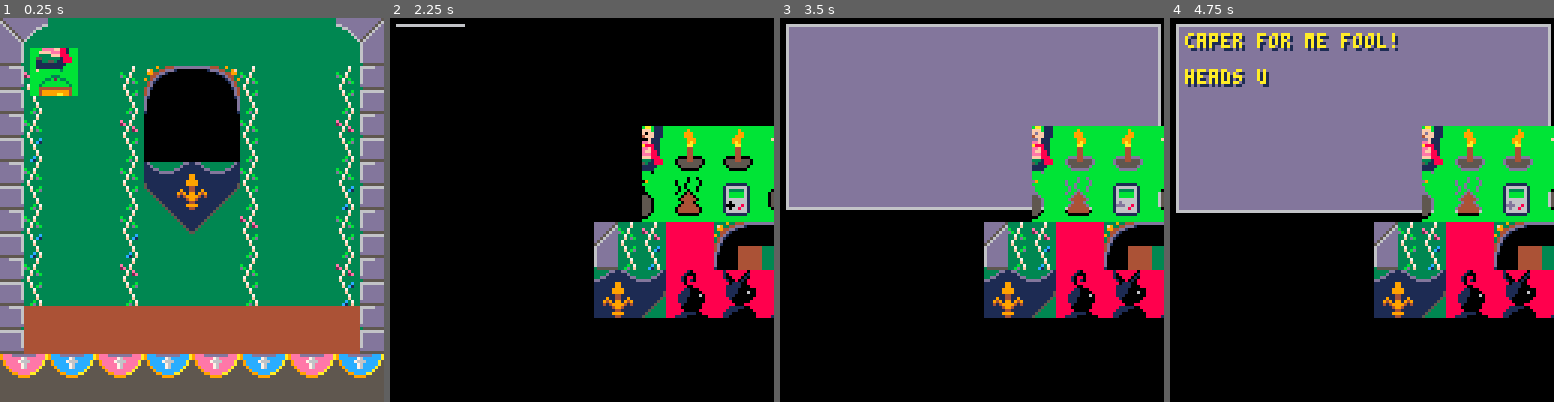
Above: before the commit, frames 1-4 (left to right).
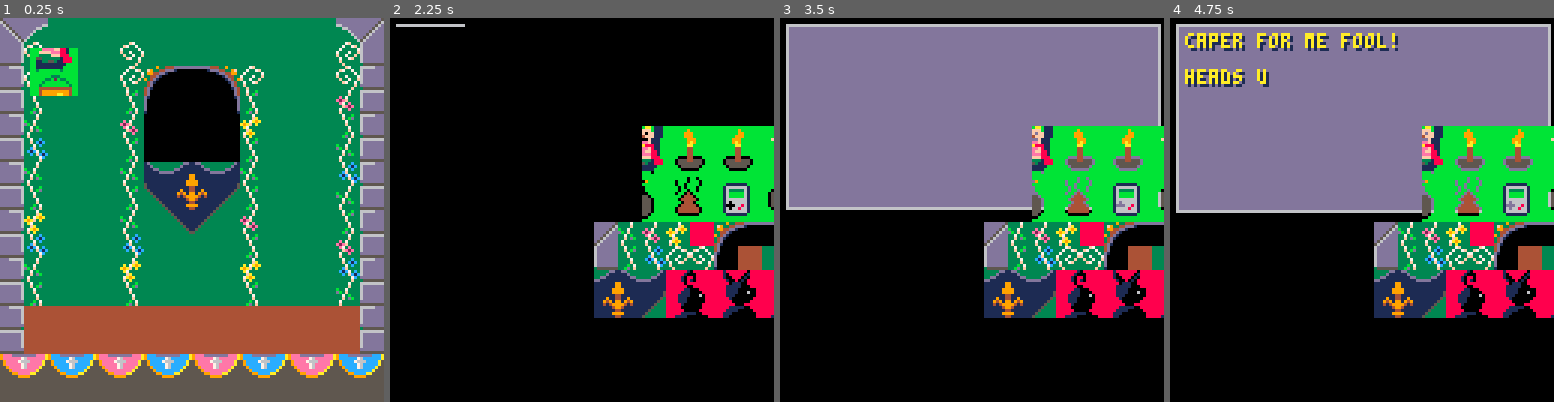
Above: after the commit, the same moments.

Repository: Acedio/jest
Game: PICO-8 cartridge jest.p8
Same seed, same stepped clock (60 frames per second), same inputs: the game is played once before the commit and once after it.
Inputs:
- Up to frame 1 (0.25 s): no input
- Up to frame 2 (2.25 s): tap O (Z key) at 0.33, 0.7, 1.43, 2.22 s; tap X (X key) at 1.07, 2.07 s; hold Left from 1.97 s (still down)
- Up to frame 3 (3.5 s): release Left at 2.37 s; tap X (X key) every 0.33 s from 2.4 to 3.4 s; hold Right from 2.87 s (still down); tap O (Z key) at 3.1 s
- Up to frame 4 (4.75 s): release Right at 3.53 s; tap X (X key) every 0.33 s from 3.73 to 4.73 s; tap O (Z key) at 3.98 s; hold Right 4.13-4.53 s

The runs differ from the first frame. In frame 1, 2.9% of the frame differs, in the area x 6-94%, y 6-75%; in frame 2, 1.3%; in frame 3, 1.3%; in frame 4, 1.3%.

Commit message:
Adding new background and yellow flowers.

Diff:
--- a/jest.p8
+++ b/jest.p8
@@ -232,22 +232,22 @@
 bbb49999999994bbbbb6cccccccc6bbbbb00bbbbbbbb00bbbbbb0555550bbbbbbbbb0000000bbbbbbbbb1111111bbbbbbbbbb0755550bbbbbbbb66bb6bbbbbbb
 bbb44444444444bbbbbb6cccccc6bbbbbbbbbbbbbbbbbbbbbbbbb00000bbbbbbbbbbbbbbbbbbbbbbbbbbbbbbbbbbbbbbbbbbbb00000bbbbbbbbbbbbbbbbbbbbb
 bbbbbbbbbbbbbbbbbbbbb666666bbbbbbbbbbbbbbbbbbbbbbbbbbbbbbbbbbbbbbbbbbbbbbbbbbbbbbbbbbbbbbbbbbbbbbbbbbbbbbbbbbbbbbbbbbbbbbbbbbbbb
-ddd6666666666ddd5dddddddddddddddddddddddddddddd5333373333333733388888888888888883333933444dddddddddddd44433933339cccddddddddccca
-ddddddd66ddddddd65dddddddddddddddddddddddddddd563333f3333333f33388888888888888883f93344ddd100000000001ddd44339f39cccccc76cccccca
-ddddddd66dddddddd65ddddddddddd6666ddddddddddd56db3373333e3373333888888888888888839944dd100000000000000001dd4499359cccc7666cccca5
-ddddddd66ddddddddd65dddddddd66333366dddddddd56dddb3f33332e3f333388888888888888883344d1000000000000000000001d443359ccccc76ccccca5
-ddddddd66dddddddddd65dddddd6333333336dddddd56ddd3373b3333373e3338888888888888888934d100000000000000000000001d439559cccc76cccca55
-ddddddd66ddddddddddd65dddd633333333336dddd56dddd33f3db3333f32e33888888888888888834d10000000000000000000000001d435559cccccccca555
-ddddddddddddddddddddd65dd63333333333336dd56ddddd3733333337333333888888888888888834d00000000000000000000000000d43555599ccccaa5555
-5555555335555555dddddd65633333333333333656dddddd3f3333333f33333388888888888888884d1000000000000000000000000001d45555559999555555
-6666666666666666ddddddd600000000555555556ddddddd33733b3333733c3388888888888888884d0000004444444433333333000000d49eeeddddddddeeea
-ddddddd66dddddddddddddd600000000555555556ddddddd33f3bd3333f3c13388888888888888884d0000004444444433333333000000d49eeeeee76eeeeeea
-ddddddd66dddddddddddddd600000000555555556ddddddd33373333333733338888888888888888d100000044444444333333330000001d59eeee7666eeeea5
-ddddddd66dddddddddddddd600000000555555556ddddddd333f3333333f33338888888888888888d000000044444444333333330000000d59eeeee76eeeeea5
-ddddddd66dddddddddddddd600000000555555556ddddddd33337333333373338888888888888888d000000044444444333333330000000d559eeee76eeeea55
-ddddddd66dddddddddddddd600000000555555556ddddddd3333f3333333f3338888888888888888d000000044444444333333330000000d5559eeeeeeeea555
-ddddddddddddddddddddddd600000000555555556ddddddd333b3733333c37338888888888888888d000000044444444333333330000000d555599eeeeaa5555
-55555555555555555555555300000000555555553555555533bd3f3333c13f338888888888888888100000004444444433333333000000015555559999555555
+ddd6666666666ddd5dddddddddddddddddddddddddddddd5333373333333733333337333888888883333933444dddddddddddd44433933339cccddddddddccca
+ddddddd66ddddddd65dddddddddddddddddddddddddddd563333f3333333f3333333fa33888888883f93344ddd100000000001ddd44339f39cccccc76cccccca
+ddddddd66dddddddd65ddddddddddd6666ddddddddddd56db33733333e3733333a37a9a38888888839944dd100000000000000001dd4499359cccc7666cccca5
+ddddddd66ddddddddd65dddddddd66333366dddddddd56dddb3f3333e2ef3333a9af3a33888888883344d1000000000000000000001d443359ccccc76ccccca5
+ddddddd66dddddddddd65dddddd6333333336dddddd56ddd3373b3333e73e3333a73333388888888934d100000000000000000000001d439559cccc76cccca55
+ddddddd66ddddddddddd65dddd633333333336dddd56dddd33f3db3333fe2e3333fa33338888888834d10000000000000000000000001d435559cccccccca555
+ddddddddddddddddddddd65dd63333333333336dd56ddddd373333333733e33337a9a3338888888834d00000000000000000000000000d43555599ccccaa5555
+5555555335555555dddddd65633333333333333656dddddd3f3333333f3333333f3a3333888888884d1000000000000000000000000001d45555559999555555
+6666666666666666ddddddd600000000555555556ddddddd33733b3333733c333337f333333f73334d0000004444444433333333000000d49eeeddddddddeeea
+ddddddd66dddddddddddddd600000000555555556ddddddd33f3bd3333f3c1c3337337f33f7337334d0000004444444433333333000000d49eeeeee76eeeeeea
+ddddddd66dddddddddddddd600000000555555556ddddddd3337333333373c333733333773333373d100000044444444333333330000001d59eeee7666eeeea5
+ddddddd66dddddddddddddd600000000555555556ddddddd333f333333cf33337333733ff3373337d000000044444444333333330000000d59eeeee76eeeeea5
+ddddddd66dddddddddddddd600000000555555556ddddddd333373333c1c73c3f33733f33f33733fd000000044444444333333330000000d559eeee76eeeea55
+ddddddd66dddddddddddddd600000000555555556ddddddd3333f33333c3fc1c37337f3333f73373d000000044444444333333330000000d5559eeeeeeeea555
+ddddddddddddddddddddddd600000000555555556ddddddd333b3733333337c33f333333333333f3d000000044444444333333330000000d555599eeeeaa5555
+55555555555555555555555300000000555555553555555533bd3f3333333f3333f3333333333f33100000004444444433333333000000015555559999555555
 eeeeeeeeeeeeeeeeeeeeeeeeeeeeeeee1d33333333333dd11dd33333333333d18888888108888888888188888880888888888881118888888888888888888888
 eeeeeeeeeeeeeeeaaeeeeeeeeeeeeeee11d333333333d111111d333333333d118888881000888888888108888801888888888811100888888888881118888888
 eeeeeeeeeeeeeeeaaeeeeeeeeeeeeeef111dd33333dd11111111dd33333dd1118888810880888888888100888010888888888110000088888888811100888888
@@ -330,17 +330,17 @@
 bbbbbbbbbbbb00000bbbbbbbbbbbbbbbbbbbbbbbbbbb00000bbbbbbbbbbbbbbb33333333333333333333333333333333333330003330000000000000bbbbbbbb
 __map__
 42435c5c5c5c5c5c5c5c5c5c5c5c444500000000000000000000000000000000000000000000000000000000000000000000000000000000000000000000000000000000000000000000000000000000000000000000000000000000000000000000000000000000000000000000000000000000000000000000000000000000
-525c5c5c5c5c5c5c5c5c5c5c5c5c5c5500000000000000000000000000000000000000000000000000000000000000000000000000000000000000000000000000000000000000000000000000000000000000000000000000000000000000000000000000000000000000000000000000000000000000000000000000000000
-40475c5c5c464a4b4c4d465c5c5c464100000000000000000000000000000000000000000000000000000000000000000000000000000000000000000000000000000000000000000000000000000000000000000000000000000000000000000000000000000000000000000000000000000000000000000000000000000000
-50565c5c5c565a53535d565c5c5c565100000000000000000000000000000000000000000000000000000000000000000000000000000000000000000000000000000000000000000000000000000000000000000000000000000000000000000000000000000000000000000000000000000000000000000000000000000000
-40465c5c5c4753535353465c5c5c474100000000000000000000000000000000000000000000000000000000000000000000000000000000000000000000000000000000000000000000000000000000000000000000000000000000000000000000000000000000000000000000000000000000000000000000000000000000
-50575c5c5c5653535353565c5c5c565100000000000000000000000000000000000000000000000000000000000000000000000000000000000000000000000000000000000000000000000000000000000000000000000000000000000000000000000000000000000000000000000000000000000000000000000000000000
-40465c5c5c4664656667465c5c5c464100000000000000000000000000000000000000000000000000000000000000000000000000000000000000000000000000000000000000000000000000000000000000000000000000000000000000000000000000000000000000000000000000000000000000000000000000000000
-50565c5c5c5674757677565c5c5c575100000000000000000000000000000000000000000000000000000000000000000000000000000000000000000000000000000000000000000000000000000000000000000000000000000000000000000000000000000000000000000000000000000000000000000000000000000000
-40465c5c5c465c74775c475c5c5c464100000000000000000000000000000000000000000000000000000000000000000000000000000000000000000000000000000000000000000000000000000000000000000000000000000000000000000000000000000000000000000000000000000000000000000000000000000000
-50575c5c5c575c5c5c5c565c5c5c565100000000000000000000000000000000000000000000000000000000000000000000000000000000000000000000000000000000000000000000000000000000000000000000000000000000000000000000000000000000000000000000000000000000000000000000000000000000
-40465c5c5c475c5c5c5c465c5c5c474100000000000000000000000000000000000000000000000000000000000000000000000000000000000000000000000000000000000000000000000000000000000000000000000000000000000000000000000000000000000000000000000000000000000000000000000000000000
-50565c5c5c565c5c5c5c565c5c5c575100000000000000000000000000000000000000000000000000000000000000000000000000000000000000000000000000000000000000000000000000000000000000000000000000000000000000000000000000000000000000000000000000000000000000000000000000000000
+52595c5c5c595c5c5c5c5c5c5c5c585500000000000000000000000000000000000000000000000000000000000000000000000000000000000000000000000000000000000000000000000000000000000000000000000000000000000000000000000000000000000000000000000000000000000000000000000000000000
+40585c5c5c584a4b4c4d585c5c5c594100000000000000000000000000000000000000000000000000000000000000000000000000000000000000000000000000000000000000000000000000000000000000000000000000000000000000000000000000000000000000000000000000000000000000000000000000000000
+50565c5c5c565a53535d565c5c5c475100000000000000000000000000000000000000000000000000000000000000000000000000000000000000000000000000000000000000000000000000000000000000000000000000000000000000000000000000000000000000000000000000000000000000000000000000000000
+40465c5c5c4753535353485c5c5c564100000000000000000000000000000000000000000000000000000000000000000000000000000000000000000000000000000000000000000000000000000000000000000000000000000000000000000000000000000000000000000000000000000000000000000000000000000000
+50575c5c5c5653535353565c5c5c465100000000000000000000000000000000000000000000000000000000000000000000000000000000000000000000000000000000000000000000000000000000000000000000000000000000000000000000000000000000000000000000000000000000000000000000000000000000
+40465c5c5c4664656667465c5c5c574100000000000000000000000000000000000000000000000000000000000000000000000000000000000000000000000000000000000000000000000000000000000000000000000000000000000000000000000000000000000000000000000000000000000000000000000000000000
+50565c5c5c5674757677565c5c5c465100000000000000000000000000000000000000000000000000000000000000000000000000000000000000000000000000000000000000000000000000000000000000000000000000000000000000000000000000000000000000000000000000000000000000000000000000000000
+40485c5c5c465c74775c475c5c5c564100000000000000000000000000000000000000000000000000000000000000000000000000000000000000000000000000000000000000000000000000000000000000000000000000000000000000000000000000000000000000000000000000000000000000000000000000000000
+50575c5c5c575c5c5c5c565c5c5c475100000000000000000000000000000000000000000000000000000000000000000000000000000000000000000000000000000000000000000000000000000000000000000000000000000000000000000000000000000000000000000000000000000000000000000000000000000000
+40465c5c5c485c5c5c5c485c5c5c574100000000000000000000000000000000000000000000000000000000000000000000000000000000000000000000000000000000000000000000000000000000000000000000000000000000000000000000000000000000000000000000000000000000000000000000000000000000
+50565c5c5c565c5c5c5c565c5c5c465100000000000000000000000000000000000000000000000000000000000000000000000000000000000000000000000000000000000000000000000000000000000000000000000000000000000000000000000000000000000000000000000000000000000000000000000000000000
 405b5b5b5b5b5b5b5b5b5b5b5b5b5b4100000000000000000000000000000000000000000000000000000000000000000000000000000000000000000000000000000000000000000000000000000000000000000000000000000000000000000000000000000000000000000000000000000000000000000000000000000000
 505b5b5b5b5b5b5b5b5b5b5b5b5b5b5100000000000000000000000000000000000000000000000000000000000000000000000000000000000000000000000000000000000000000000000000000000000000000000000000000000000000000000000000000000000000000000000000000000000000000000000000000000
 5e5f4e4f5e5f4e4f5e5f4e4f5e5f4e4f00000000000000000000000000000000000000000000000000000000000000000000000000000000000000000000000000000000000000000000000000000000000000000000000000000000000000000000000000000000000000000000000000000000000000000000000000000000
Not shown, changed: background.png
